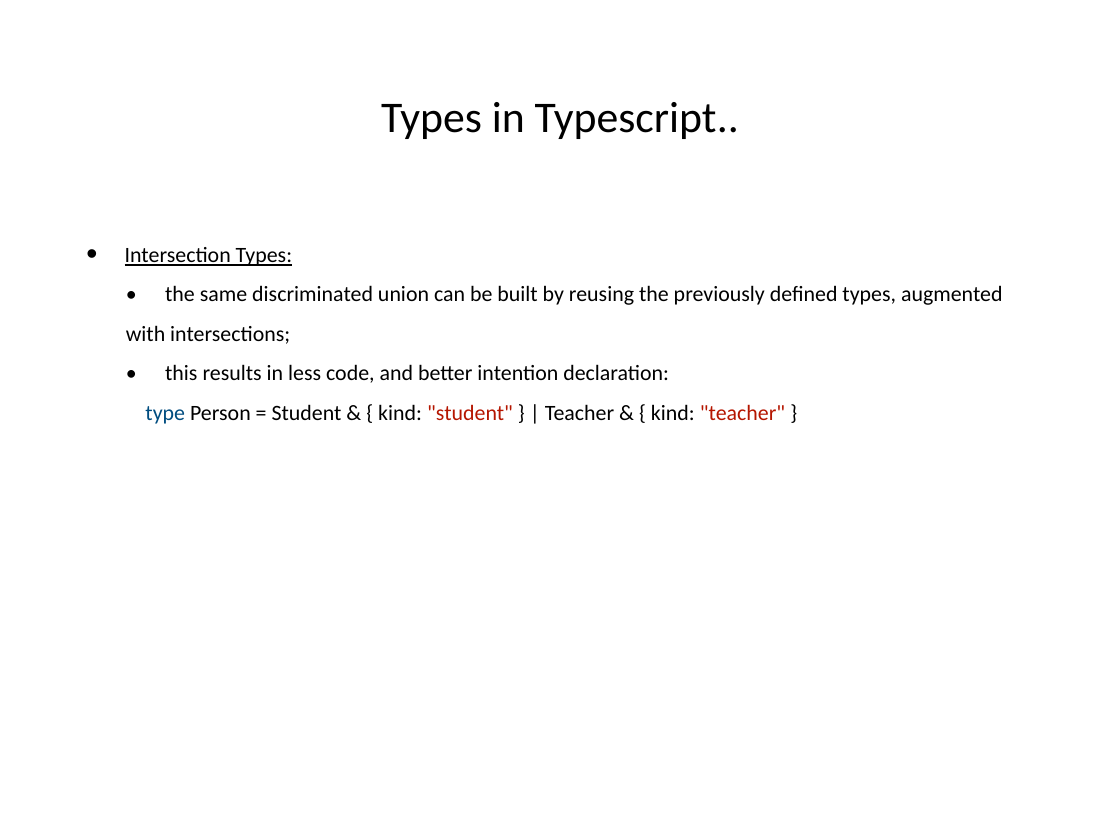
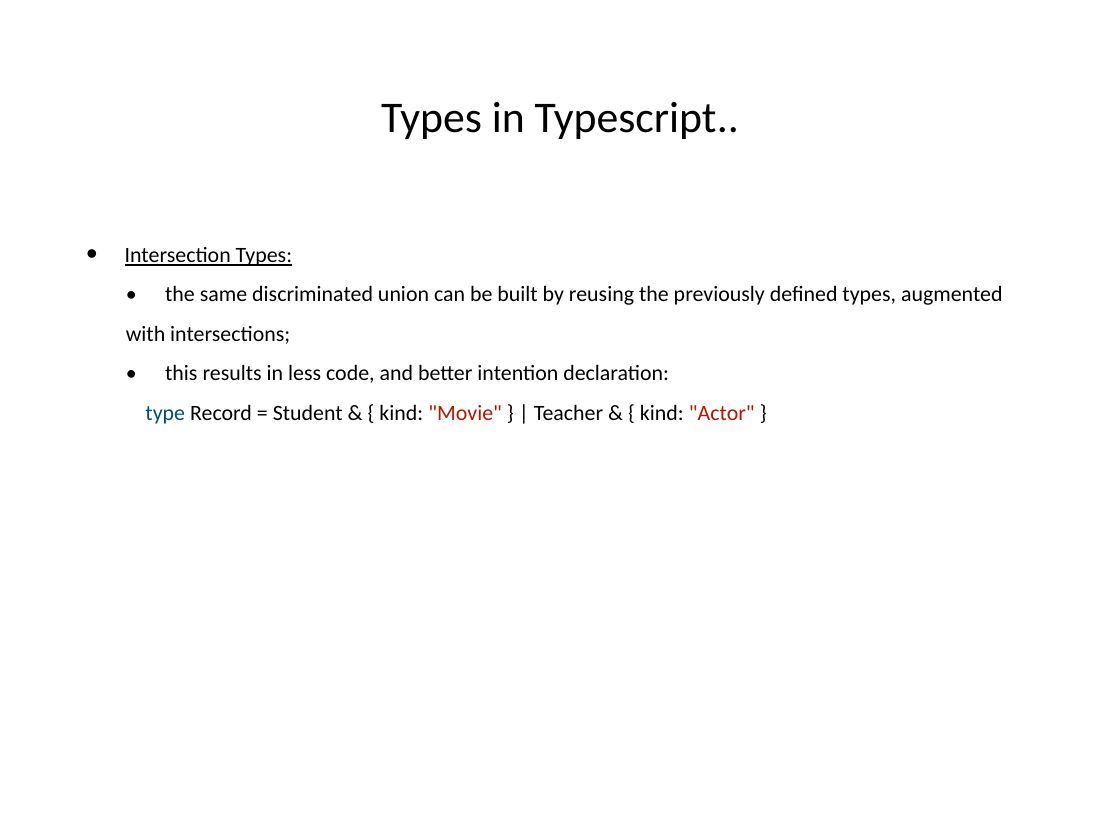
Before and after one commit to hogeschool/Development-5, a slide deck: slide 26 of Lectures/Lecture5/lesson5.pptx (slide 22 before the commit). Drawn at 1120x840 pixels with LibreOffice and Linux fonts; fonts in the diff are those of the drawing. Boxes give left, top, right and bottom in pixels: in the first picture for what was removed or moved away, otherwise in the second. Text is boxed around its words. In the diff, an @@ line names an element or a change of style, - is before the commit and + after.

```diff
--- a/Lectures/Lecture5/lesson5.pptx
+++ b/Lectures/Lecture5/lesson5.pptx
@@ text at bbox=[145, 404, 755, 424]: text changed @@
-      type Person = Student & { kind: "student" } | Teacher & { kind: "teacher" }
+      type Record = Student & { kind: "Movie" } | Teacher & { kind: "Actor" }
```
Also in this commit, not shown: 8 other slides changed, 13 slides added.
